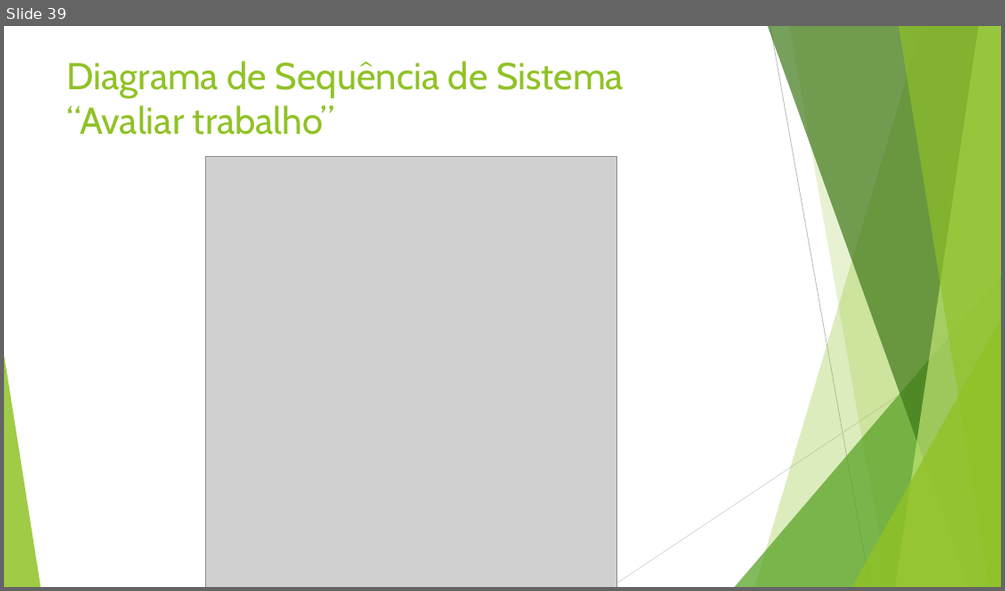
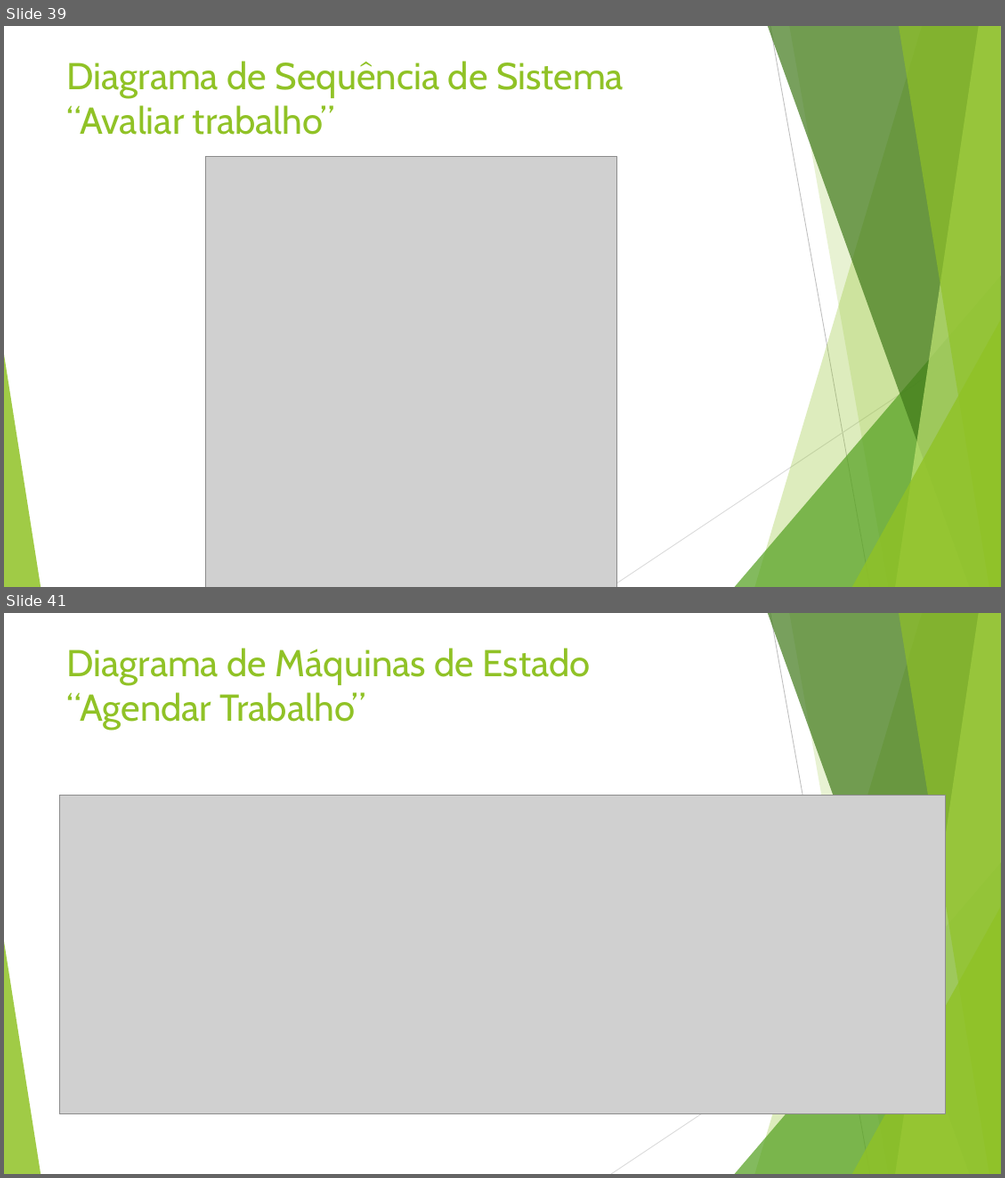
Before and after one commit to vitorjrc/babysitting-system, a slide deck: relatorio/Fase 2/LI4.pptx. Shown one above the other, each under a label of ours: slide 39 before the commit, slides 39 and 41 after it; the slides between them are not shown. The pictures are 1005x591 and 1005x1178 pixels, drawn with LibreOffice and Linux fonts; fonts in the diff are those of the drawing; grey boxes stand for pictures. Boxes give left, top, right and bottom in pixels: in the first picture for what was removed or moved away, otherwise in the second. Text is boxed around its words. In the diff, an @@ line names an element or a change of style, - is before the commit and + after.

```diff
--- a/relatorio/Fase 2/LI4.pptx
+++ b/relatorio/Fase 2/LI4.pptx
@@ slide 41 added at <box>4,613,1001,1174</box>, background #FFFFFF; not listed: 10 template elements that a slide beside it also shows @@
@@ title added at <box>67,648,591,730</box>, 36 pt, text #90C226 @@
+Diagrama de Máquinas de Estado
+“Agendar Trabalho”
@@ picture added at <box>59,795,946,1114</box> @@
```
Also in this commit, not shown: 15 other slides added.
